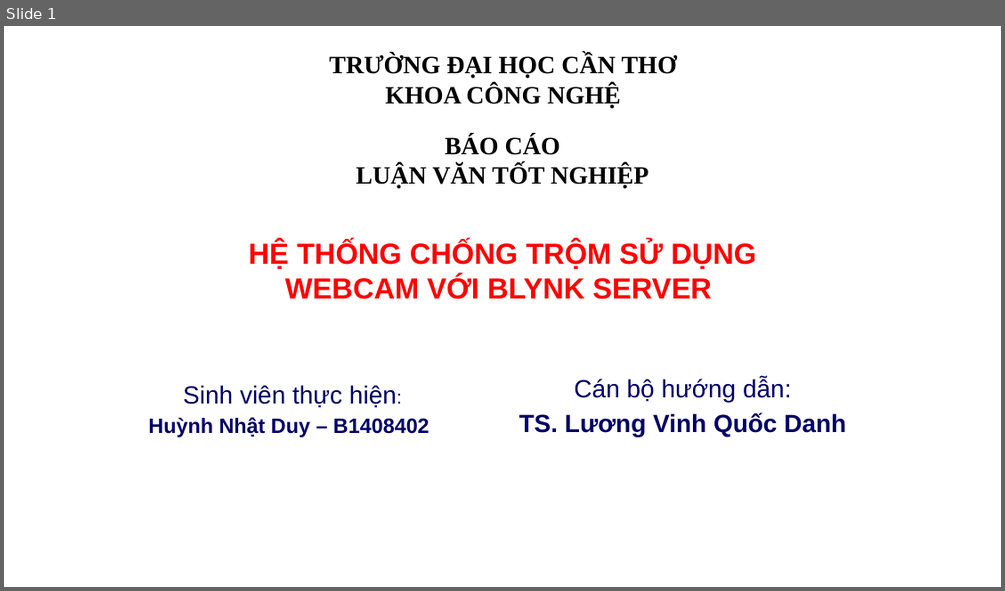
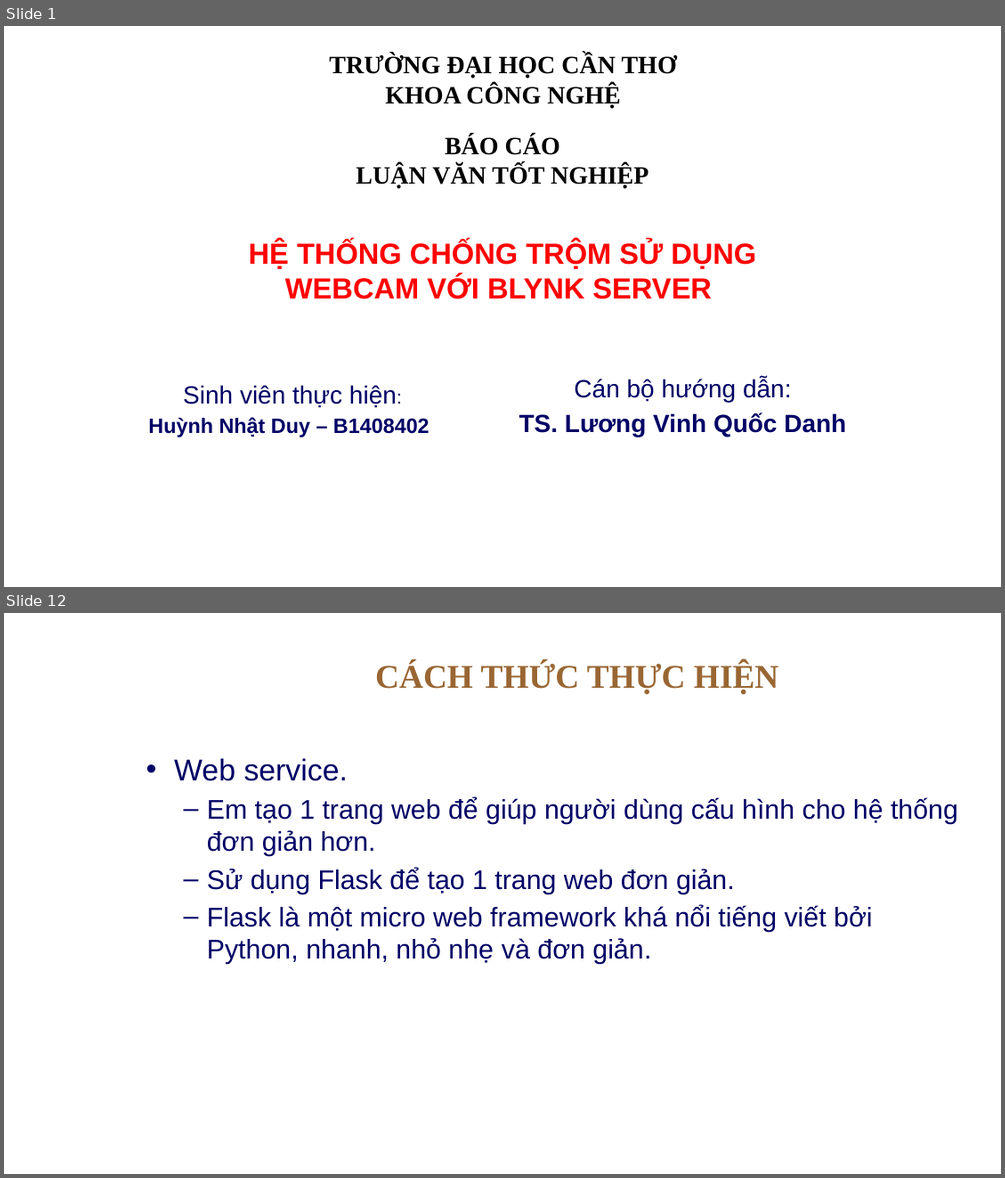
Before and after one commit to nhatduyEE/Master, a slide deck: BaoCao/baoCao.pptx. Shown one above the other, each under a label of ours: slide 1 before the commit, slides 1 and 12 after it; the slides between them are not shown. The pictures are 1005x591 and 1005x1178 pixels, drawn with LibreOffice and Linux fonts; fonts in the diff are those of the drawing; background and template pictures are left out. Boxes give left, top, right and bottom in pixels: in the first picture for what was removed or moved away, otherwise in the second. Text is boxed around its words. In the diff, an @@ line names an element or a change of style, - is before the commit and + after.

```diff
--- a/BaoCao/baoCao.pptx
+++ b/BaoCao/baoCao.pptx
@@ slide 12 added at [4, 613, 1001, 1174], background picture (left out) @@
@@ title added at [375, 662, 778, 694], 32 pt, text #996633, bold @@
+CÁCH THỨC THỰC HIỆN
@@ text added at [174, 758, 958, 964], 26 pt, text #000066 @@
+• Web service.
+  – Em tạo 1 trang web để giúp người dùng cấu hình cho hệ thống đơn giản hơn.
+  – Sử dụng Flask để tạo 1 trang web đơn giản.
+  – Flask là một micro web framework khá nổi tiếng viết bởi Python, nhanh, nhỏ nhẹ và đơn giản.
```
Also in this commit, not shown: 5 slides changed, 11 other slides added, 7 other files.
